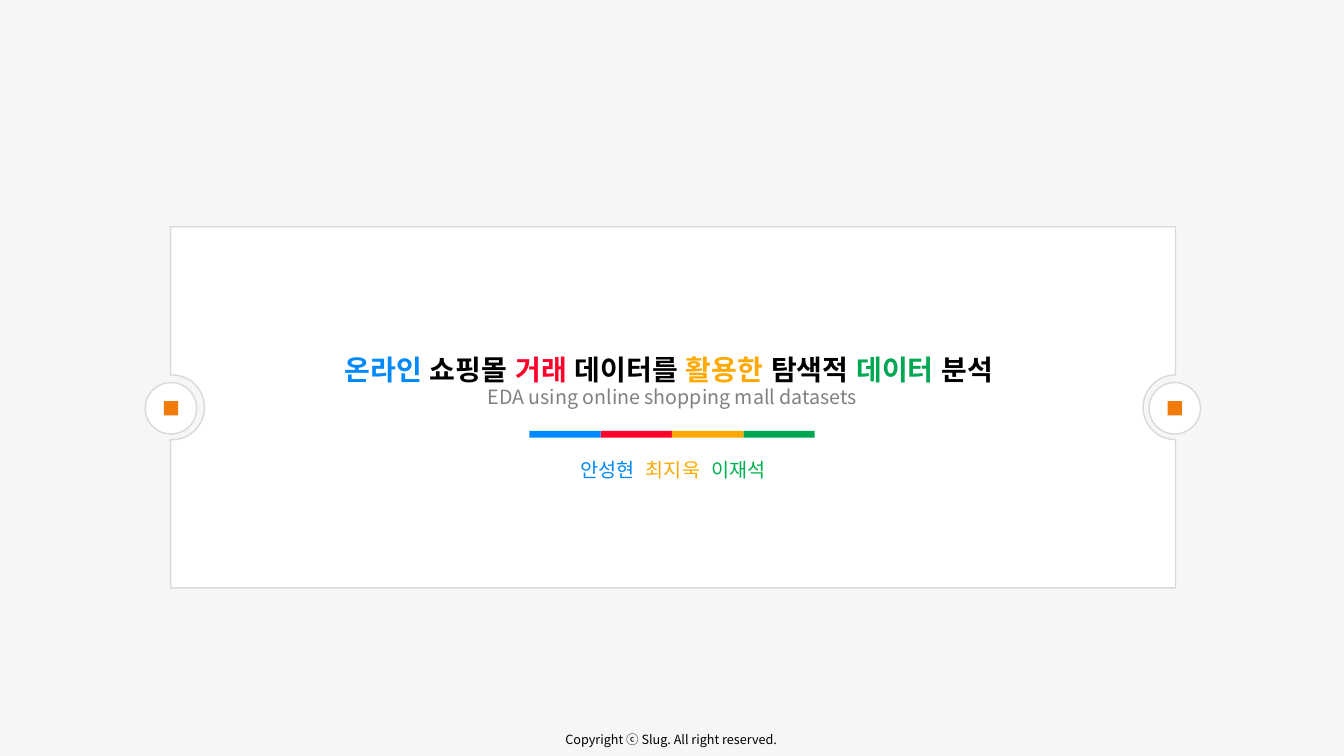
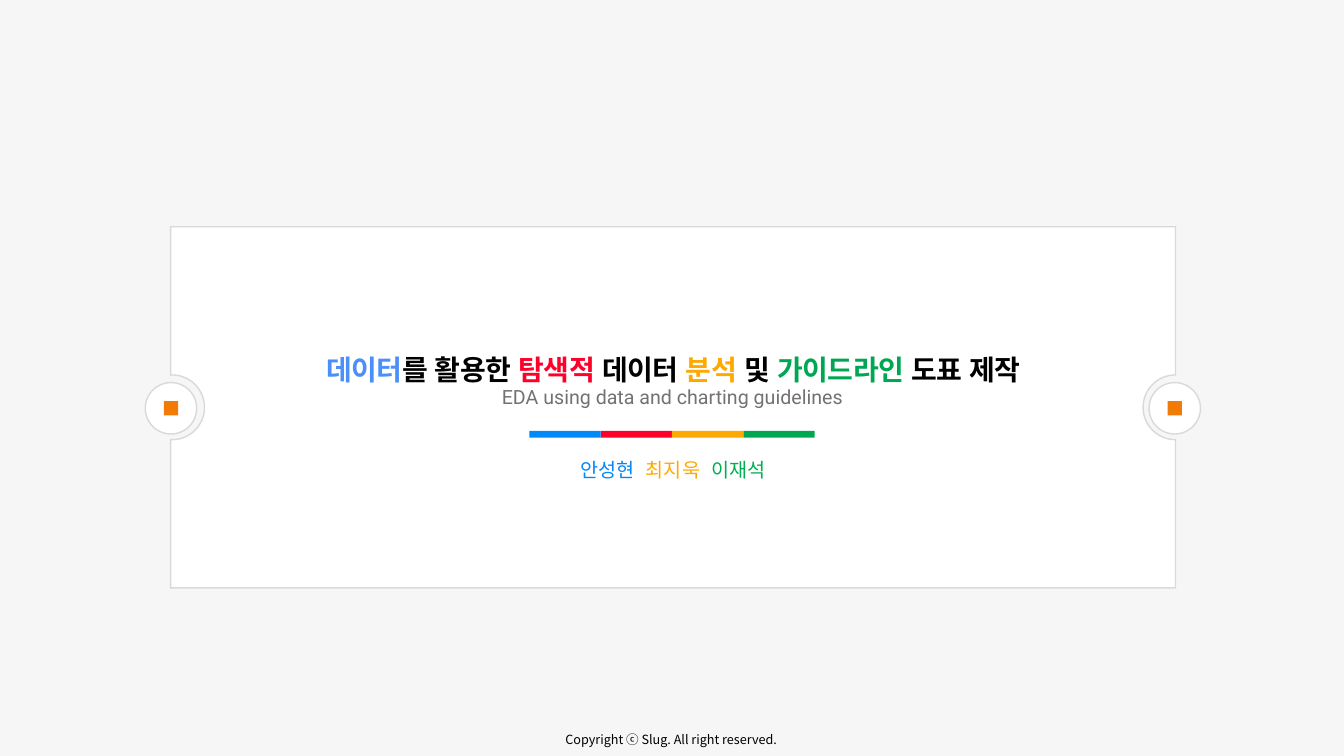
Before and after one commit to An-Sunghyun/EDA-practice-project, a slide deck: slide 1 of 완료문서/제안 발표.pptx. Drawn at 1344x756 pixels with LibreOffice and Linux fonts; fonts in the diff are those of the drawing. Boxes give left, top, right and bottom in pixels: in the first picture for what was removed or moved away, otherwise in the second. Text is boxed around its words. In the diff, an @@ line names an element or a change of style, - is before the commit and + after.

```diff
--- a/완료문서/제안 발표.pptx
+++ b/완료문서/제안 발표.pptx
@@ text at (x1=326, y1=356, x2=1020, y2=383): text changed @@
-온라인 쇼핑몰 거래 데이터를 활용한 탐색적 데이터 분석
+데이터를 활용한 탐색적 데이터 분석 및 가이드라인 도표 제작
@@ text at (x1=502, y1=389, x2=843, y2=408): text changed; font Noto Sans CJK KR to Roboto; text colour #808080 to #767171 @@
-EDA using online shopping mall datasets
+EDA using data and charting guidelines
```
Also in this commit, not shown: 1 other slide changed, 1 other file.
